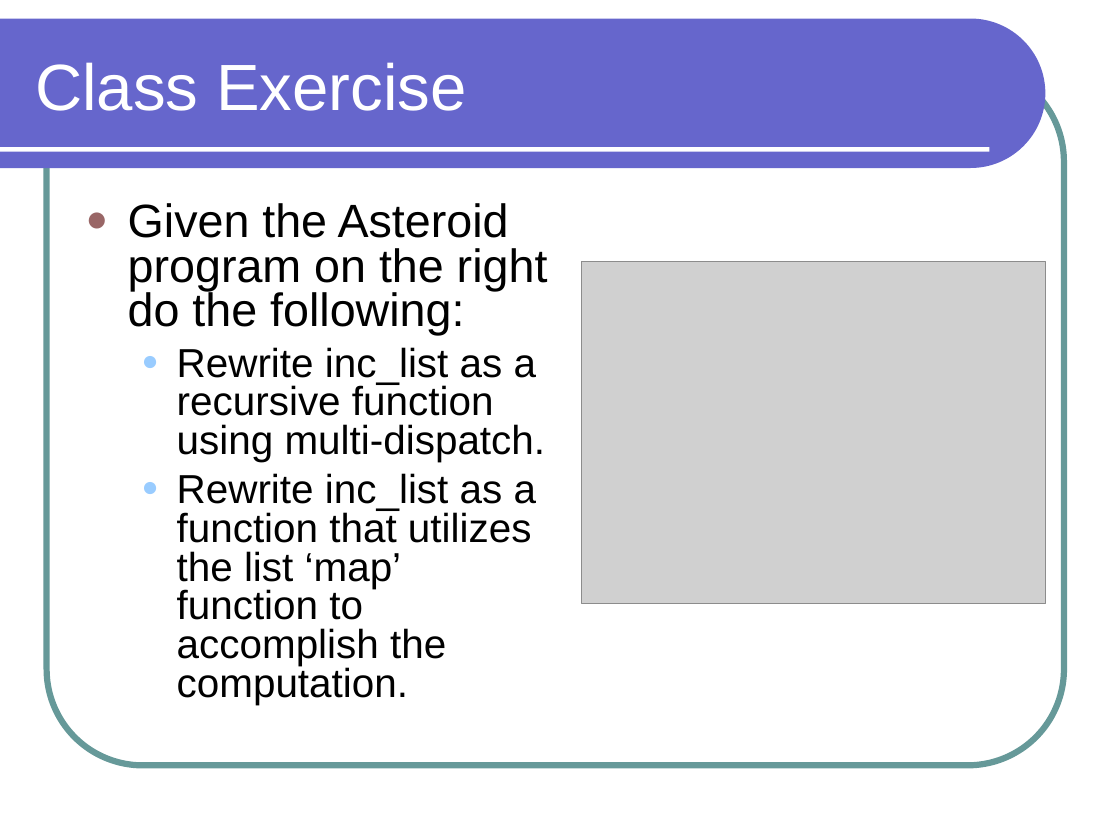
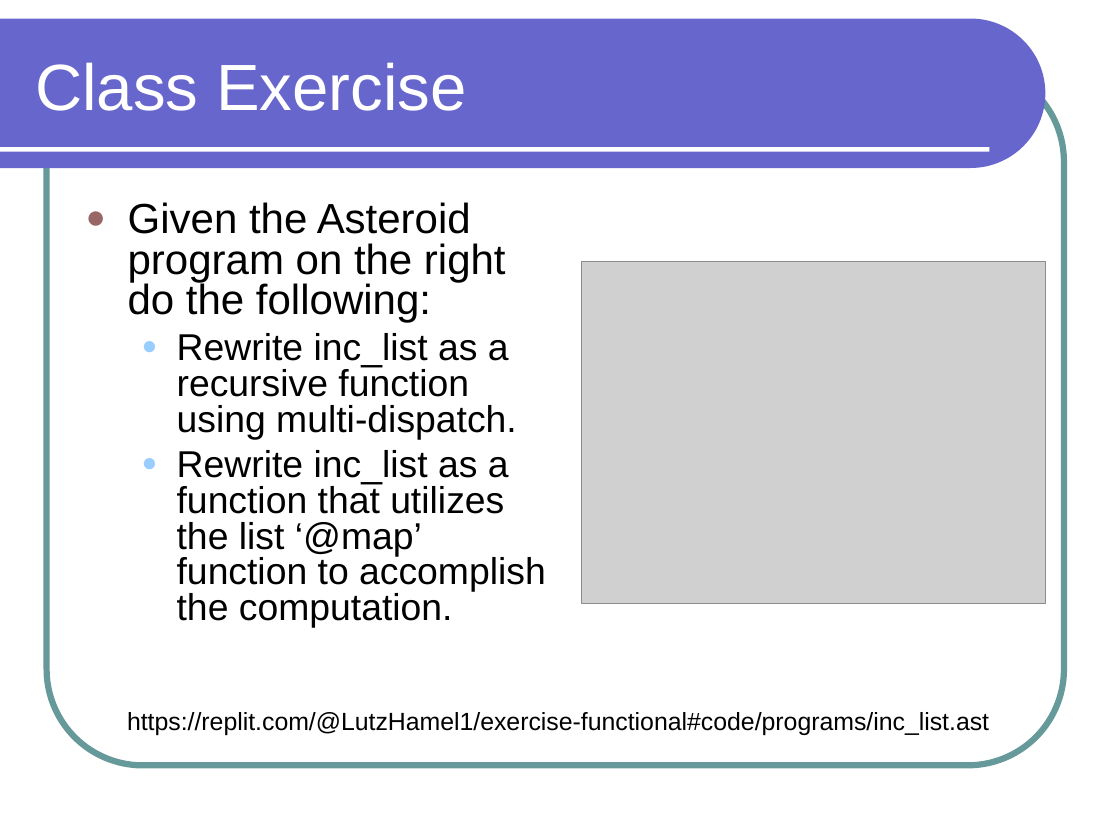
Before and after one commit to lutzhamel/CSC301, a slide deck: slide 17 of notes/csc301-ln014.ppt (slide 24 before the commit). Drawn at 1120x840 pixels with LibreOffice and Linux fonts; fonts in the diff are those of the drawing; grey boxes stand for pictures. Boxes give left, top, right and bottom in pixels: in the first picture for what was removed or moved away, otherwise in the second. Text is boxed around its words. In the diff, an @@ line names an element or a change of style, - is before the commit and + after.

```diff
--- a/notes/csc301-ln014.ppt
+++ b/notes/csc301-ln014.ppt
@@ text at bbox=[128, 202, 517, 439]: size 30 to 27 pt in "Given the Asteroid program on the right ..."; size 26 to 24 pt in "Rewrite inc_list as a recursive function using ..." @@
@@ text at bbox=[177, 450, 546, 628]: text changed; size 26 to 24 pt @@
-  ● Rewrite inc_list as a function that utilizes the list ‘map’ function to accomplish the computation.
+  ● Rewrite inc_list as a function that utilizes the list ‘@map’ function to accomplish the computation.
@@ text added at bbox=[127, 712, 989, 735], 16 pt, text #000000 @@
+https://replit.com/@LutzHamel1/exercise-functional#code/programs/inc_list.ast
```
Also in this commit, not shown: 1 slide added, 7 slides removed, 7 other files.
